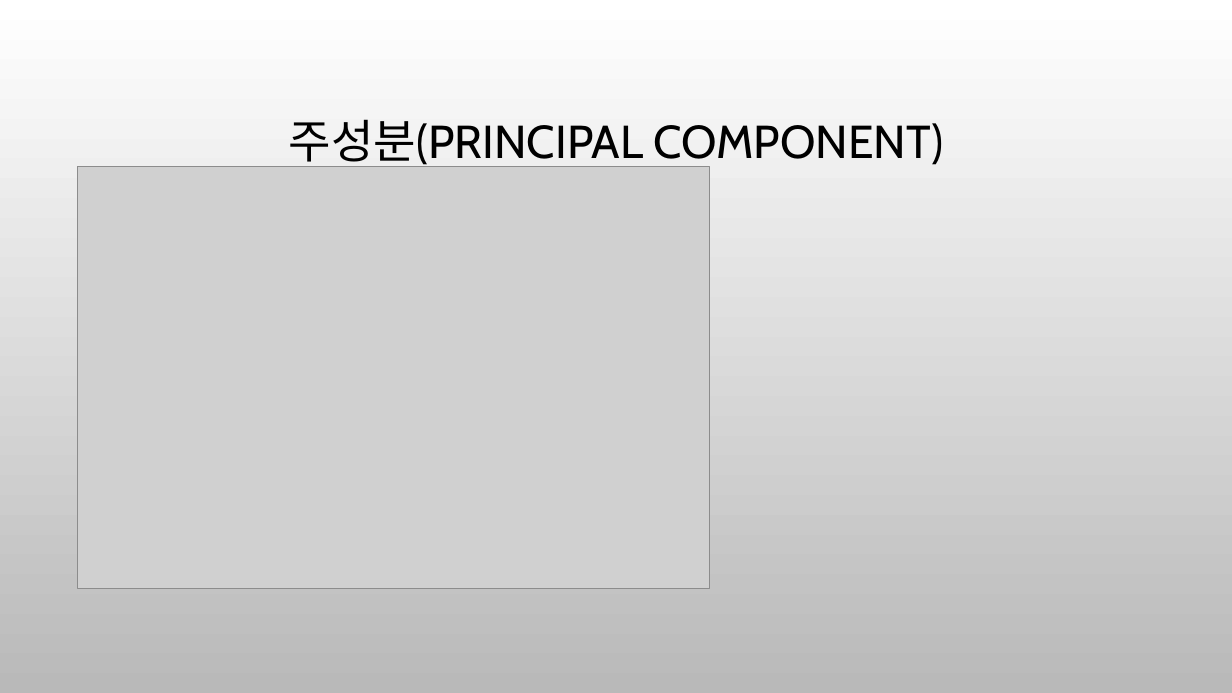
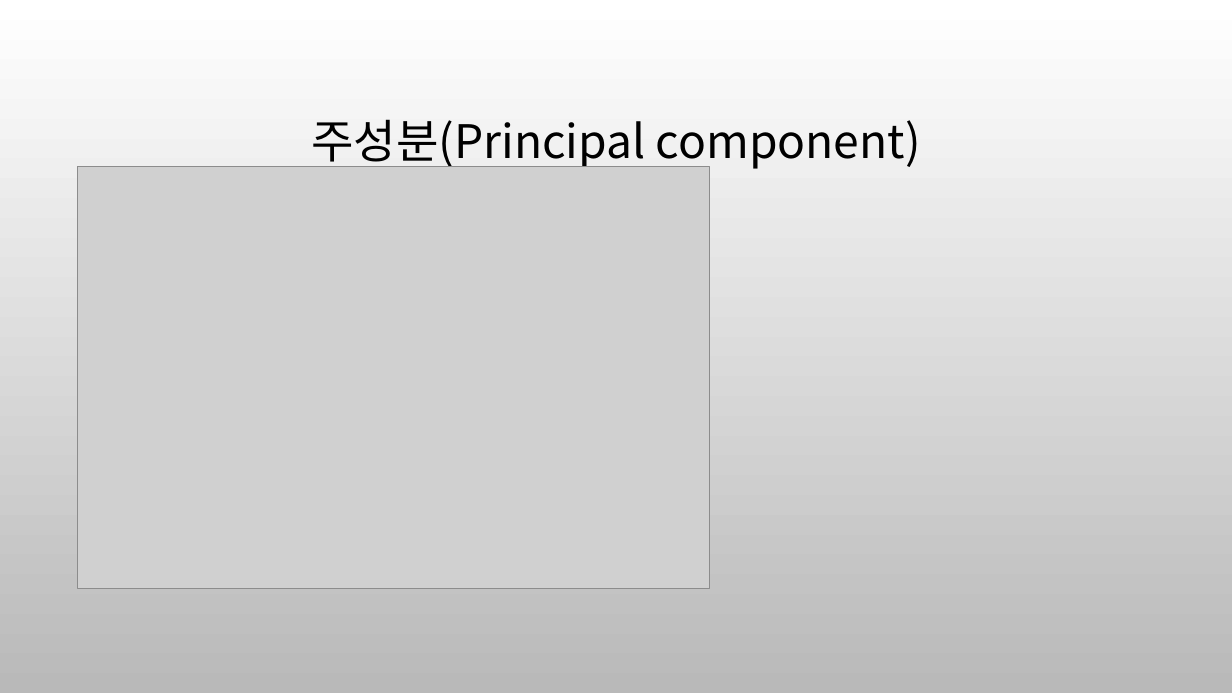
Before and after one commit to ancestor9/mathematics-for-machine-learning, a slide deck: slide 25 of 7_Applications of mathematics.pptx (slide 19 before the commit). Drawn at 1232x693 pixels with LibreOffice and Linux fonts; fonts in the diff are those of the drawing; grey boxes stand for pictures; background and template pictures are left out. Boxes give left, top, right and bottom in pixels: in the first picture for what was removed or moved away, otherwise in the second. Text is boxed around its words. In the diff, an @@ line names an element or a change of style, - is before the commit and + after.

```diff
--- a/7_Applications of mathematics.pptx
+++ b/7_Applications of mathematics.pptx
@@ title at bbox=[311, 119, 921, 170]: text changed; font Cabin to Noto Sans CJK KR @@
-주성분(PRINCIPAL COMPONENT)
+주성분(Principal component)
```
Also in this commit, not shown: 11 other slides changed, 8 slides added, 1 slide removed.
